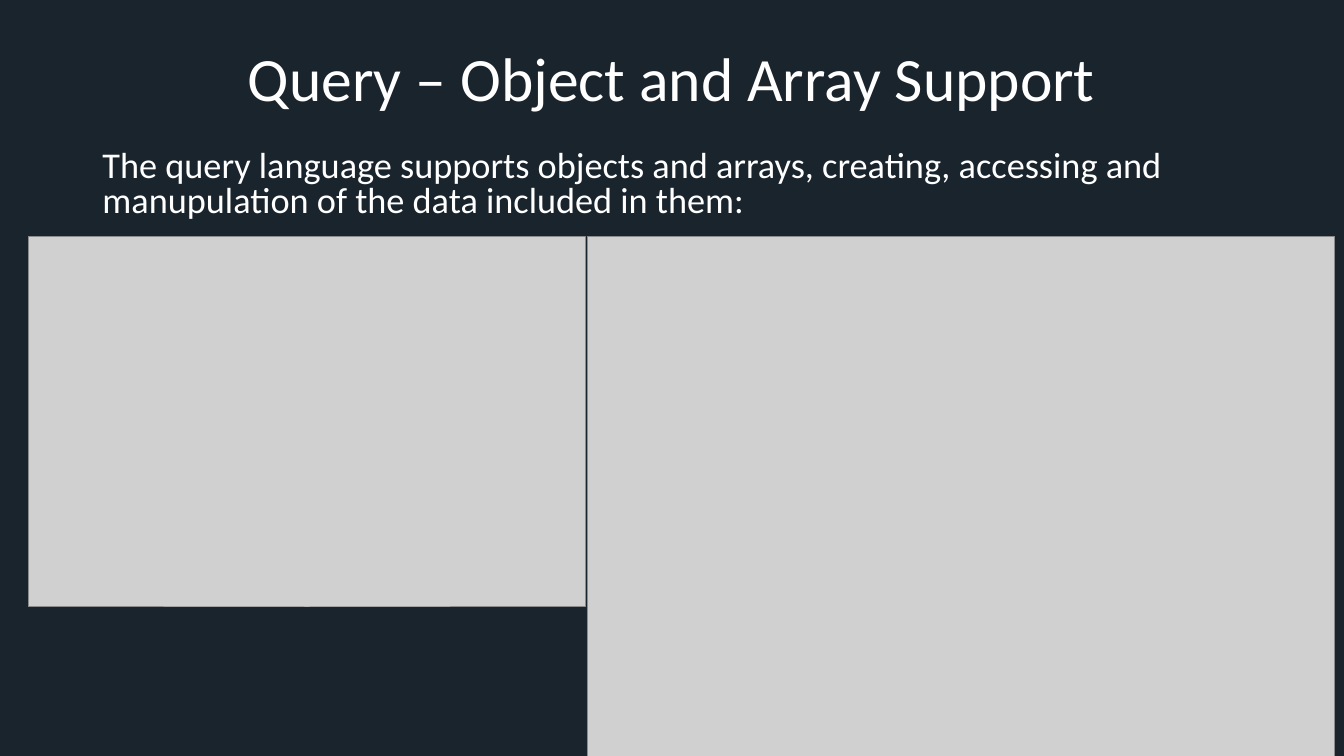
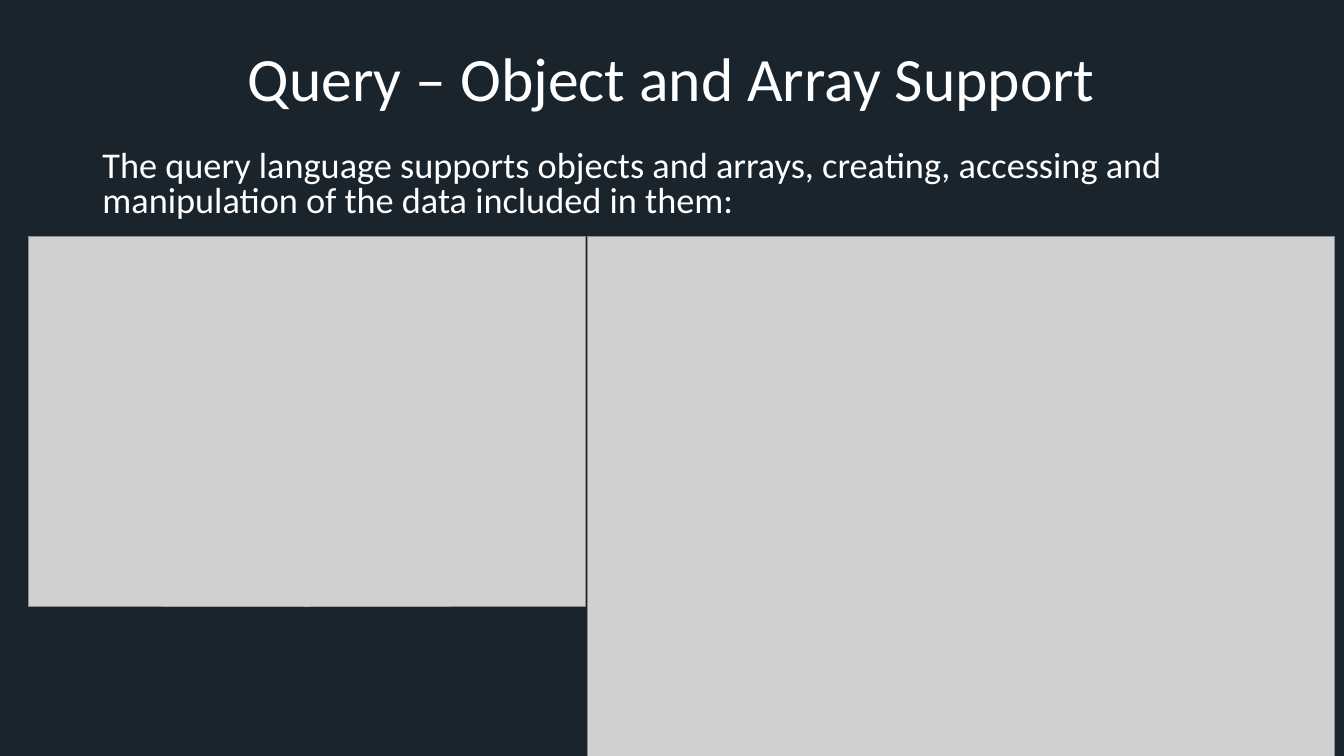
Before and after one commit to xresch/CoreFramework, a slide deck: slide 32 of docs/CFW_Features.pptx. Drawn at 1344x756 pixels with LibreOffice and Linux fonts; fonts in the diff are those of the drawing; grey boxes stand for pictures. Boxes give left, top, right and bottom in pixels: in the first picture for what was removed or moved away, otherwise in the second. Text is boxed around its words. In the diff, an @@ line names an element or a change of style, - is before the commit and + after.

```diff
--- a/docs/CFW_Features.pptx
+++ b/docs/CFW_Features.pptx
@@ text at bbox=[102, 152, 1161, 219]: text changed @@
-The query language supports objects and arrays, creating, accessing and manupulation of the data included in them:
+The query language supports objects and arrays, creating, accessing and manipulation of the data included in them:
```
Also in this commit, not shown: 1 slide added.
